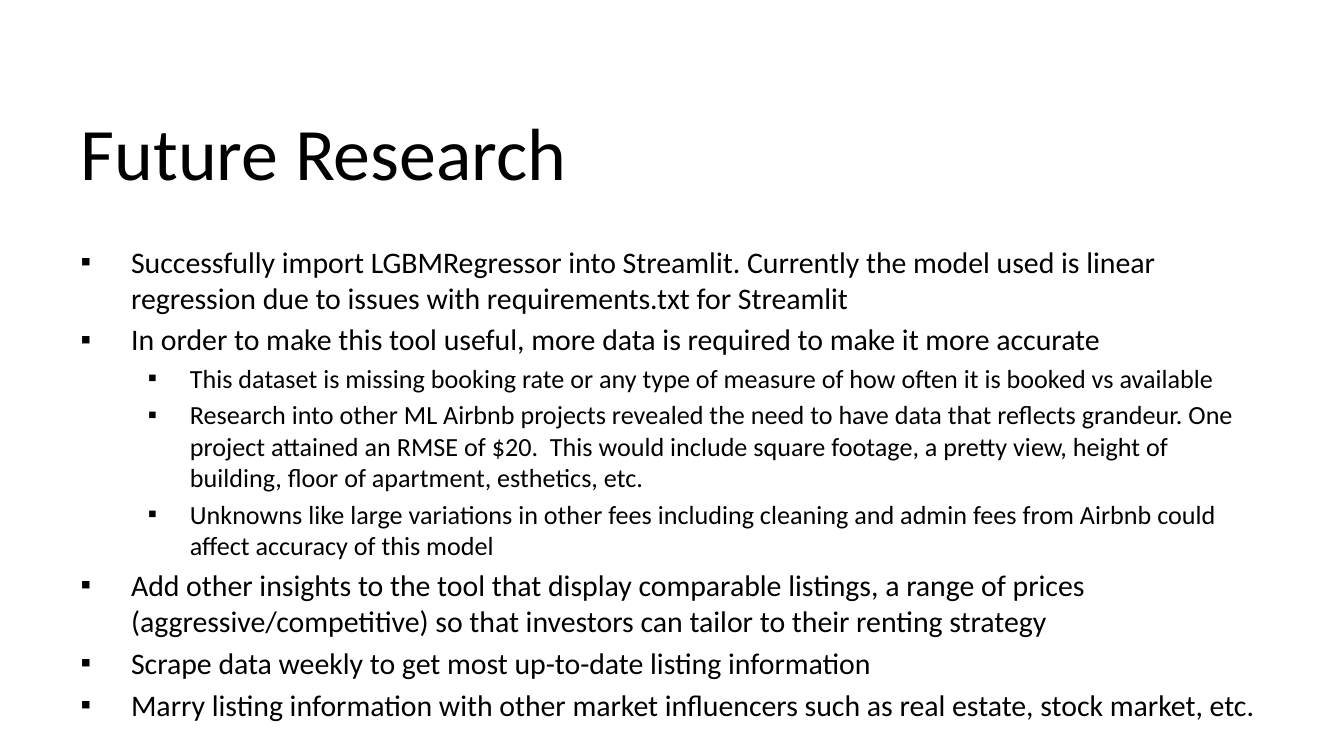
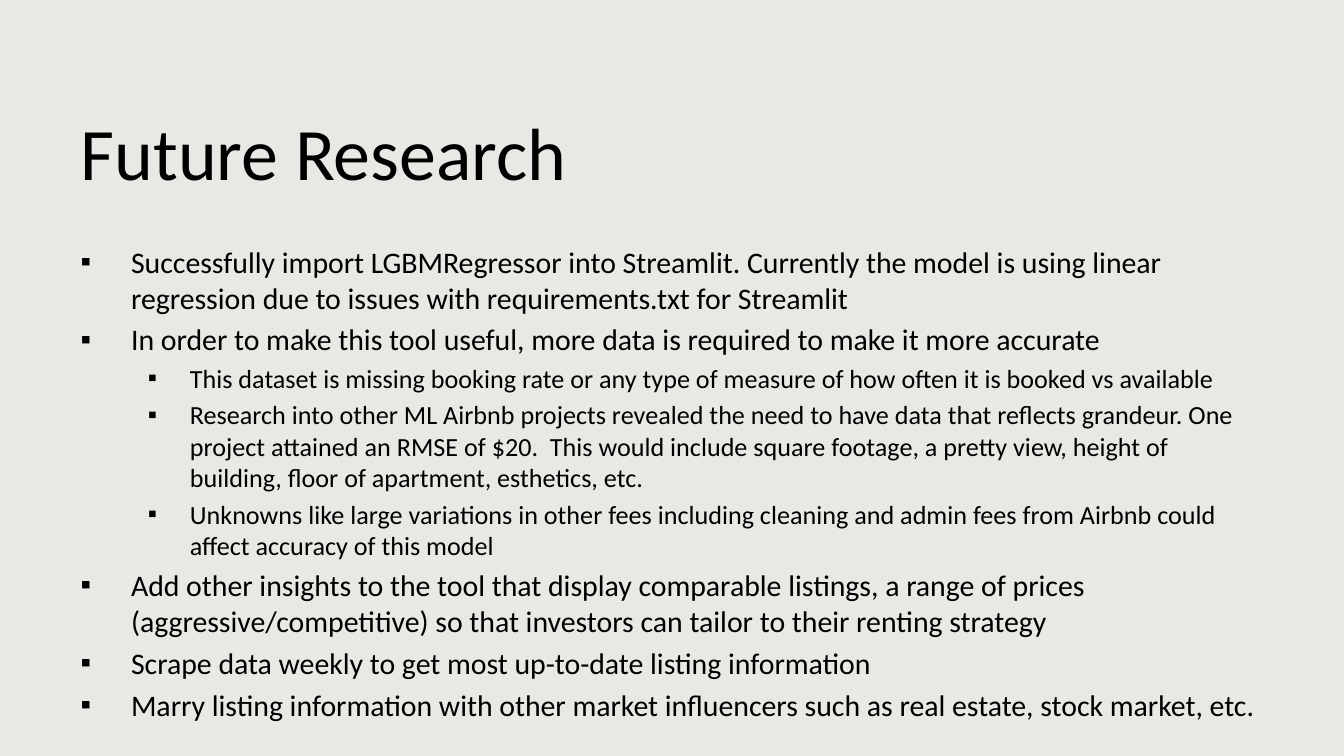
Before and after one commit to vicotriangle/victoria_data606, a slide deck: slide 22 of docs/capstone.pptx. Drawn at 1344x756 pixels with LibreOffice and Linux fonts; fonts in the diff are those of the drawing; background and template pictures are left out. Boxes give left, top, right and bottom in pixels: in the first picture for what was removed or moved away, otherwise in the second. Text is boxed around its words. In the diff, an @@ line names an element or a change of style, - is before the commit and + after.

```diff
--- a/docs/capstone.pptx
+++ b/docs/capstone.pptx
@@ background #FFFFFF to #E8E8E4 @@
@@ text at <box>131,252,1161,314</box>: text changed @@
-▪ Successfully import LGBMRegressor into Streamlit. Currently the model used is linear regression due to issues with requirements.txt for Streamlit
+▪ Successfully import LGBMRegressor into Streamlit. Currently the model is using linear regression due to issues with requirements.txt for Streamlit
```
Also in this commit, not shown: 22 other slides changed.
